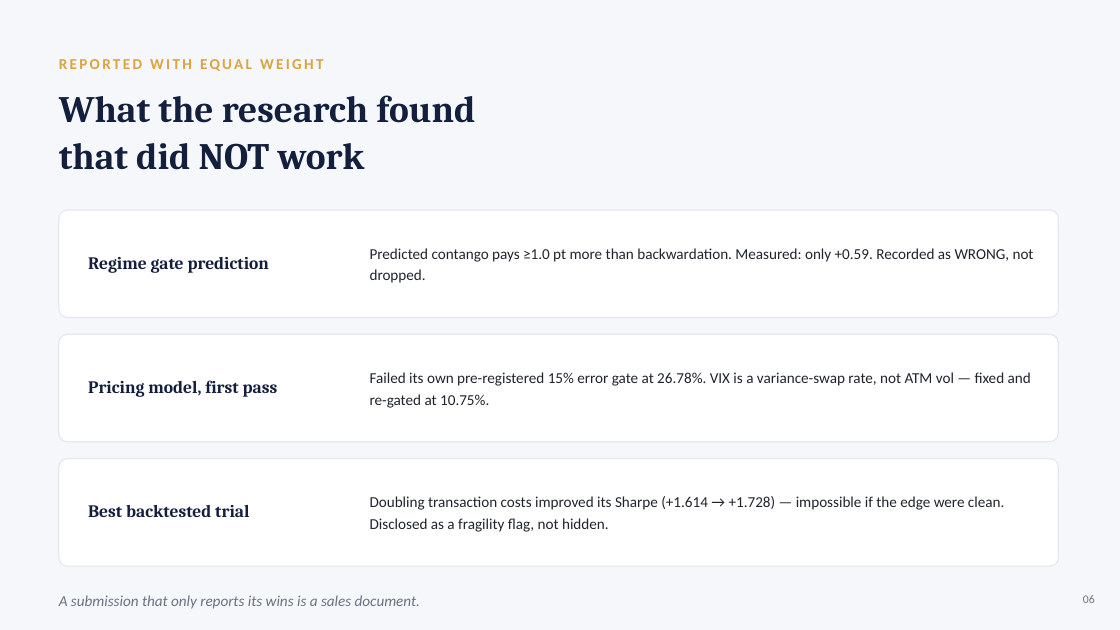
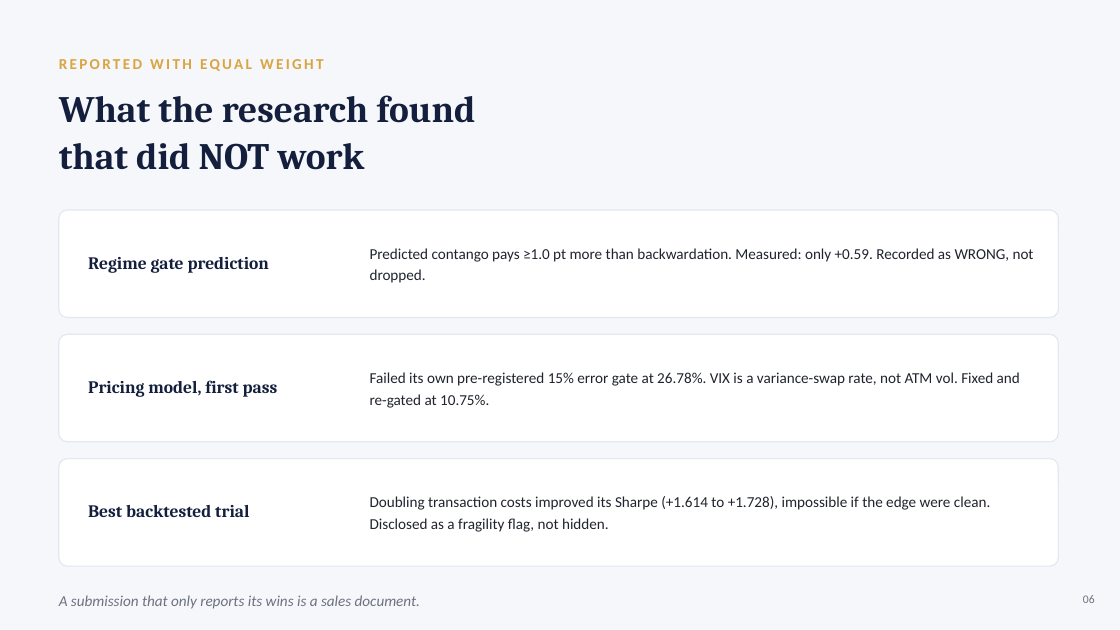
Before and after one commit to nilaymastaadmi/alpaca-hackathon, a slide deck: slide 6 of presentation/slides_draft.pptx. Drawn at 1120x630 pixels with LibreOffice and Linux fonts; fonts in the diff are those of the drawing. Boxes give left, top, right and bottom in pixels: in the first picture for what was removed or moved away, otherwise in the second. Text is boxed around its words. In the diff, an @@ line names an element or a change of style, - is before the commit and + after.

```diff
--- a/presentation/slides_draft.pptx
+++ b/presentation/slides_draft.pptx
@@ text at [370,372,1020,408]: text changed @@
-Failed its own pre-registered 15% error gate at 26.78%. VIX is a variance-swap rate, not ATM vol — fixed and re-gated at 10.75%.
+Failed its own pre-registered 15% error gate at 26.78%. VIX is a variance-swap rate, not ATM vol. Fixed and re-gated at 10.75%.
@@ text at [370,496,990,532]: text changed @@
-Doubling transaction costs improved its Sharpe (+1.614 → +1.728) — impossible if the edge were clean. Disclosed as a fragility flag, not hidden.
+Doubling transaction costs improved its Sharpe (+1.614 to +1.728), impossible if the edge were clean. Disclosed as a fragility flag, not hidden.
```
Also in this commit, not shown: 13 other slides changed, 2 other files.
